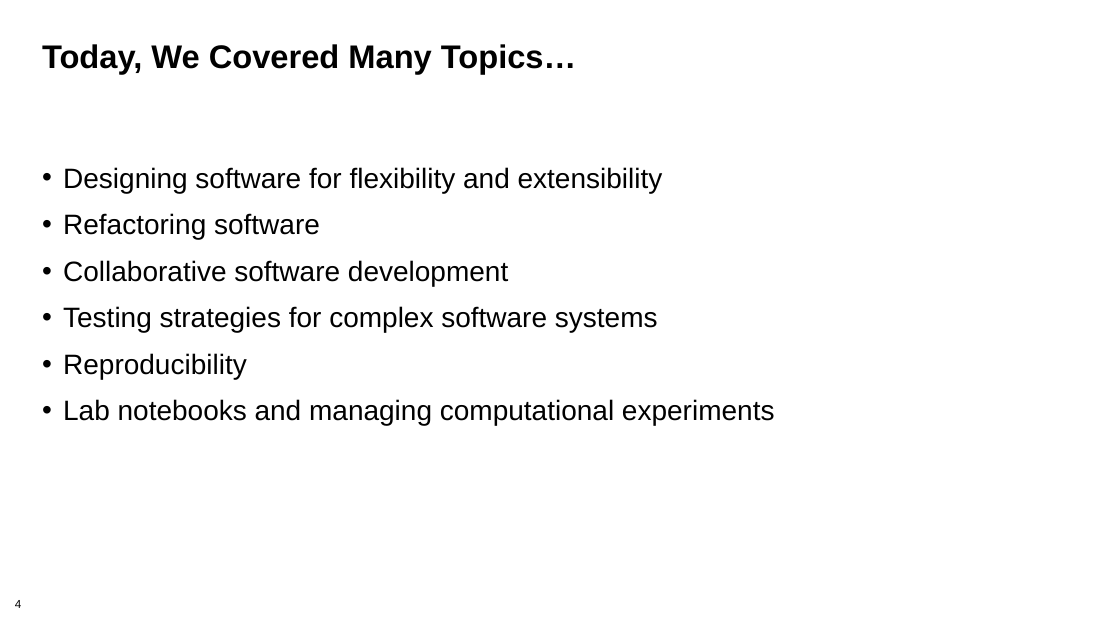
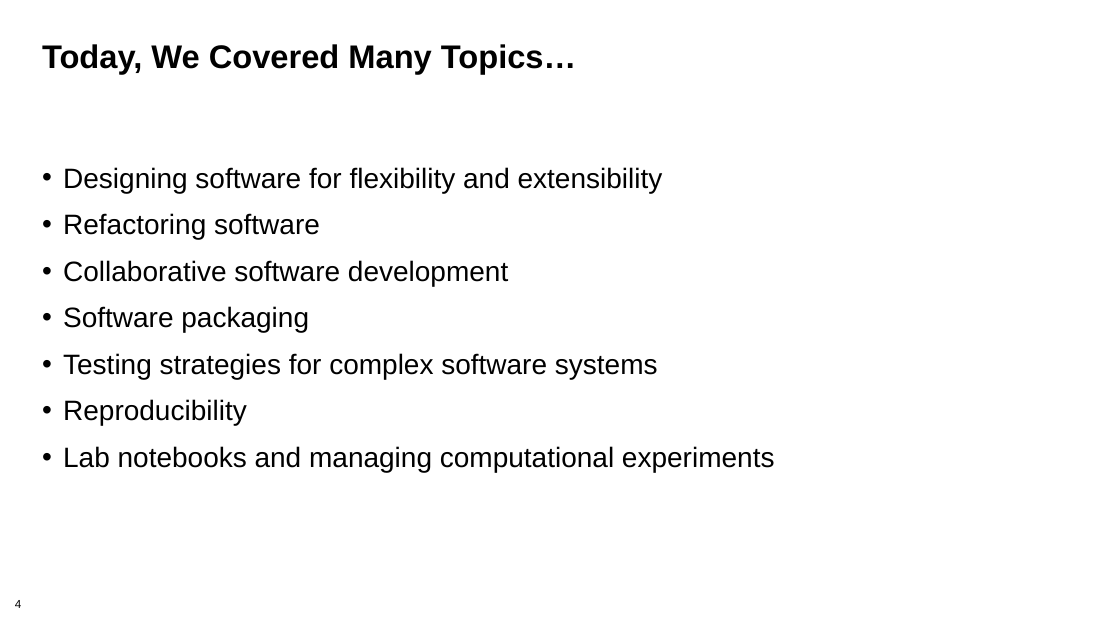
Before and after one commit to bssw-tutorial/presentations, a slide deck: slide 4 of summary.pptx. Drawn at 1120x630 pixels with LibreOffice and Linux fonts; fonts in the diff are those of the drawing; background and template pictures are left out. Boxes give left, top, right and bottom in pixels: in the first picture for what was removed or moved away, otherwise in the second. Text is boxed around its words. In the diff, an @@ line names an element or a change of style, - is before the commit and + after.

```diff
--- a/summary.pptx
+++ b/summary.pptx
@@ text at (63,306,309,332): paragraph added @@
+• Software packaging
```
Also in this commit, not shown: 1 other slide changed.
